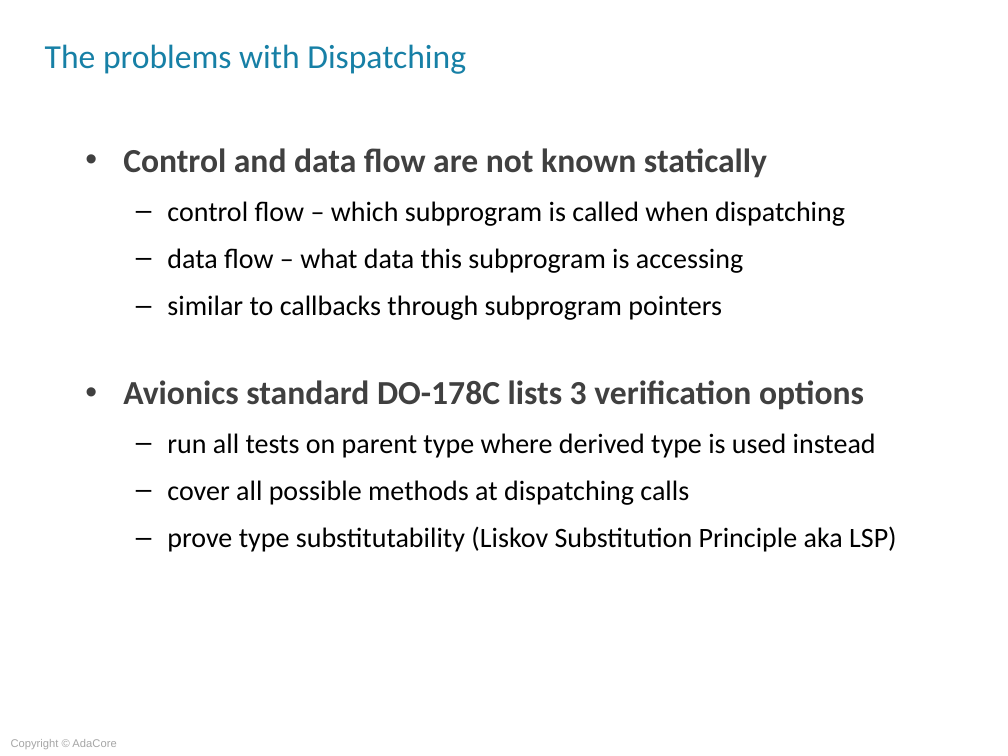
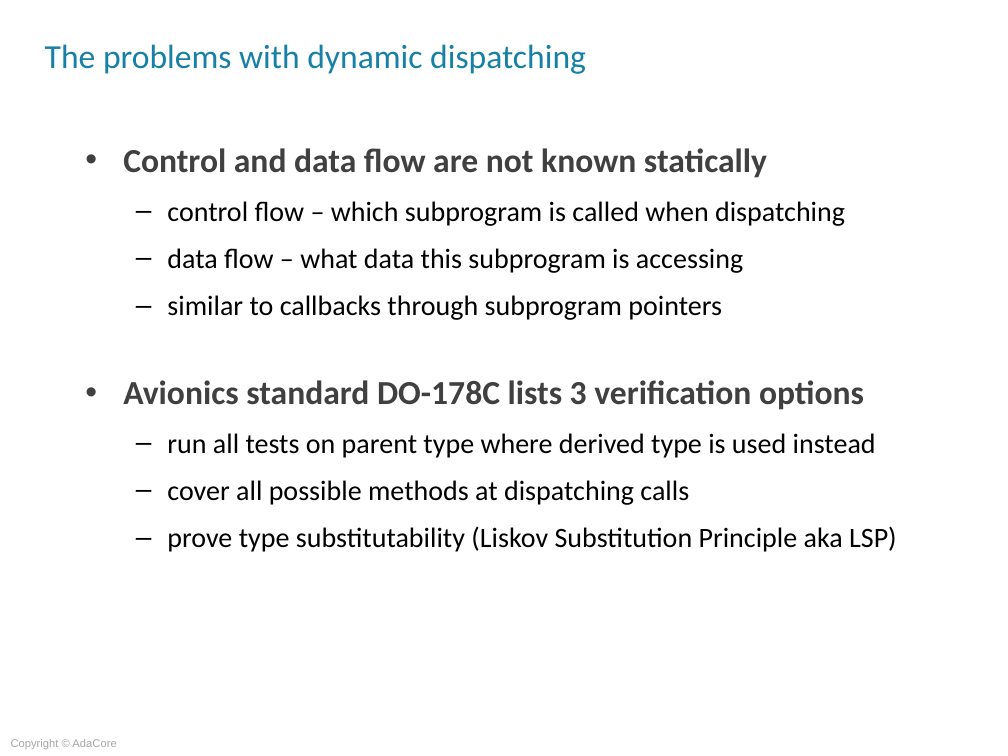
Before and after one commit to AdaCoreU/Courses, a slide deck: slide 8 of lectures/07_Advanced_SPARK/03_Object_Oriented_Programming/Slides/03_Object_Oriented_Programming.ppt. Drawn at 1008x756 pixels with LibreOffice and Linux fonts; fonts in the diff are those of the drawing; background and template pictures are left out. Boxes give left, top, right and bottom in pixels: in the first picture for what was removed or moved away, otherwise in the second. Text is boxed around its words. In the diff, an @@ line names an element or a change of style, - is before the commit and + after.

```diff
--- a/lectures/07_Advanced_SPARK/03_Object_Oriented_Programming/Slides/03_Object_Oriented_Programming.ppt
+++ b/lectures/07_Advanced_SPARK/03_Object_Oriented_Programming/Slides/03_Object_Oriented_Programming.ppt
@@ title at (45, 44, 586, 74): text changed @@
-The problems with Dispatching
+The problems with dynamic dispatching
```
Also in this commit, not shown: 7 other slides changed.
